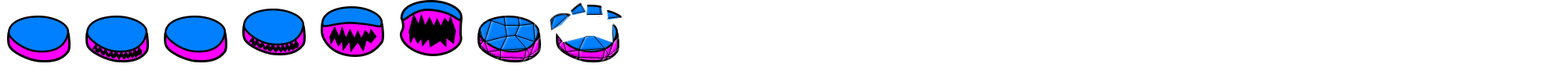
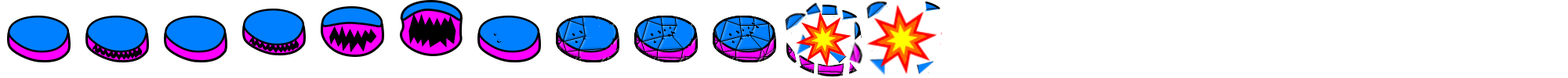
Two versions of the same layered image (1568x78). Layer-by-layer changes:
added layer "esplosione" above "Livello incollato" over bbox(795, 4, 943, 75)
painted on "Livello" over bbox(477, 0, 941, 77)
